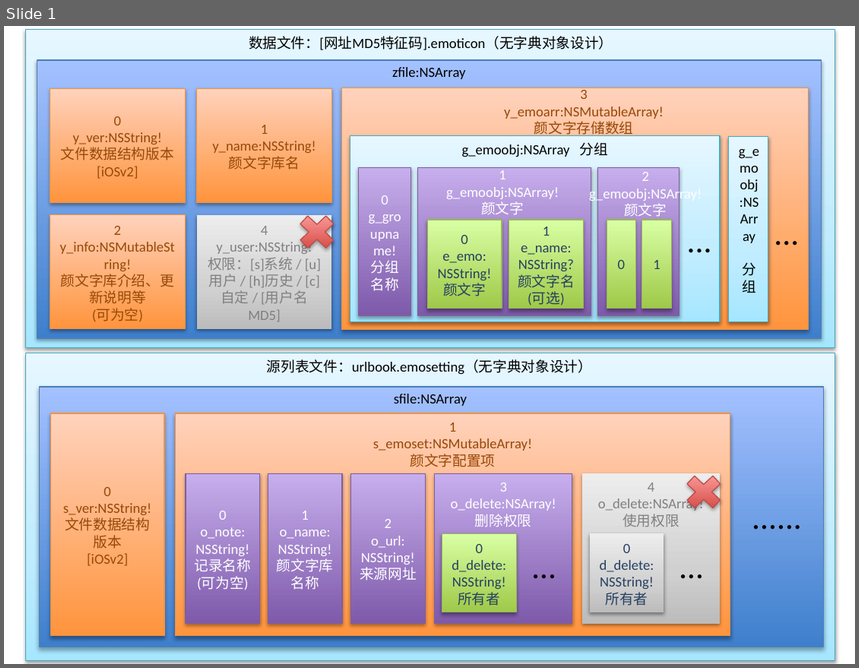
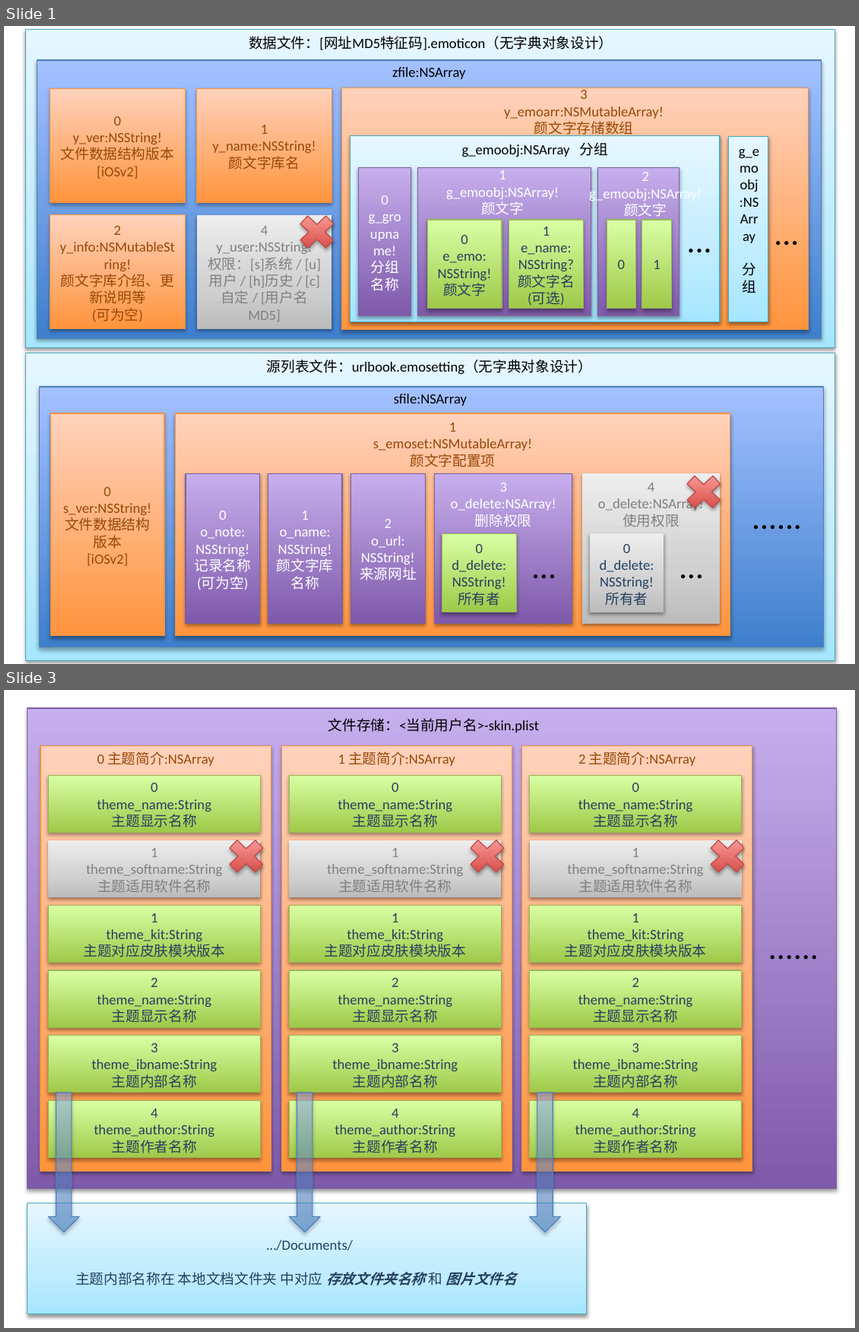
Before and after one commit to cloud-emoticon/cloudemoticon-ios, a slide deck: 设计/云颜文字iOS2数据结构设计.pptx. Shown one above the other, each under a label of ours: slide 1 before the commit, slides 1 and 3 after it; the slides between them are not shown. The pictures are 859x668 and 859x1332 pixels, drawn with LibreOffice and Linux fonts; fonts in the diff are those of the drawing. Boxes give left, top, right and bottom in pixels: in the first picture for what was removed or moved away, otherwise in the second. Text is boxed around its words. In the diff, an @@ line names an element or a change of style, - is before the commit and + after.

Commit message:
AppGroup数据模型加入当前皮肤配置。数据结构设计pptx文件更新。
加入测试源路径http://yoooooooooo.com/ce.xml。数据结构设计pptx文件更新加入文件系统和皮肤部分的存储图示。发现bu
g：用网址添加源时程序会崩溃或失去响应。

```diff
--- a/设计/云颜文字iOS2数据结构设计.pptx
+++ b/设计/云颜文字iOS2数据结构设计.pptx
@@ slide 3 added at (4,690,855,1328), background #FFFFFF @@
@@ rectangle added at (27,709,836,1189), fill gradient #7F5BAB to #C8B0ED, outline #7D60A0 0.75 pt @@
@@ text added at (329,718,539,733), 12 pt, text #000000 @@
+文件存储：<当前用户名>-skin.plist
@@ group added at (40,746,272,1172): 7 rectangles, 1 text, 1 cross @@
+0 主题简介:NSArray
+0
+theme_name:String
+主题显示名称
+1
+theme_softname:String
+主题适用软件名称
+1
+theme_kit:String
+主题对应皮肤模块版本
+3
+theme_ibname:String
+主题内部名称
+4
+theme_author:String
+主题作者名称
+2
+theme_name:String
+主题显示名称
@@ group added at (281,746,512,1172): 7 rectangles, 1 text, 1 cross @@
+1 主题简介:NSArray
+0
+theme_name:String
+主题显示名称
+1
+theme_softname:String
+主题适用软件名称
+1
+theme_kit:String
+主题对应皮肤模块版本
+3
+theme_ibname:String
+主题内部名称
+4
+theme_author:String
+主题作者名称
+2
+theme_name:String
+主题显示名称
@@ group added at (522,746,752,1172): 7 rectangles, 1 text, 1 cross @@
+2 主题简介:NSArray
+0
+theme_name:String
+主题显示名称
+1
+theme_softname:String
+主题适用软件名称
+1
+theme_kit:String
+主题对应皮肤模块版本
+3
+theme_ibname:String
+主题内部名称
+4
+theme_author:String
+主题作者名称
+2
+theme_name:String
+主题显示名称
@@ text added at (760,922,828,970), 28 pt, text #000000 @@
+......
@@ down arrow added at (48,1093,79,1232), fill gradient #3F80CE to #A4C4FF, outline #4B7EBC 0.75 pt @@
@@ down arrow added at (289,1093,320,1232), fill gradient #3F80CE to #A4C4FF, outline #4B7EBC 0.75 pt @@
@@ down arrow added at (530,1093,560,1232), fill gradient #3F80CE to #A4C4FF, outline #4B7EBC 0.75 pt @@
@@ rectangle added at (27,1203,586,1314), fill gradient #A7E6FF to #C1EDFF to #E7F8FF, outline #46AAC5 0.75 pt @@
@@ text added at (75,1240,517,1286), 12 pt, text #254061 @@
+…/Documents/
+主题内部名称在 本地文档文件夹 中对应 存放文件夹名称 和 图片文件名
```
Also in this commit, not shown: 1 slide changed, 6 other files.
